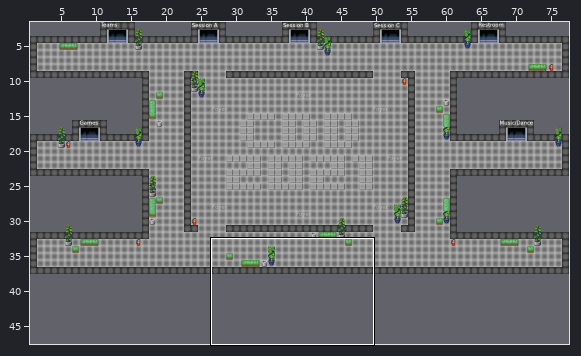
An edit to a level. Tiled map (JSON), maps/foyer.json. The picture above shows the old version from afar; the outline marks the close-up.
Close-up. First the earlier version:
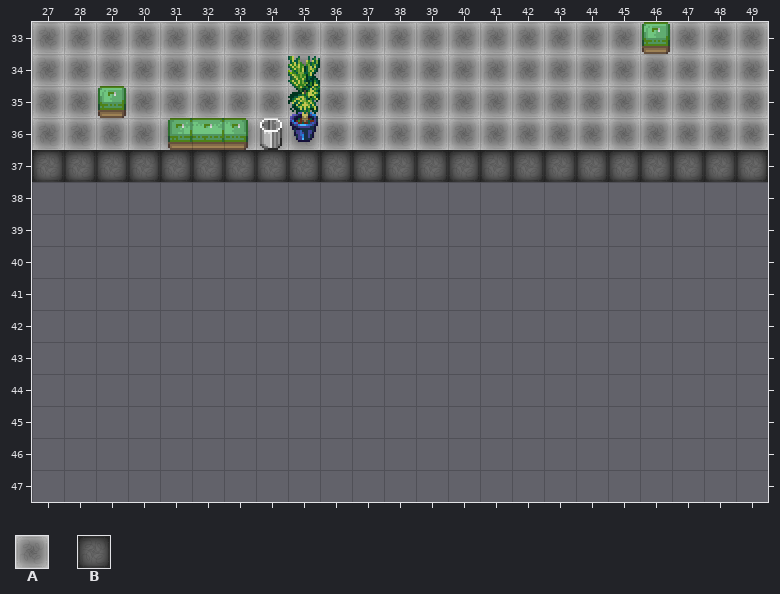
Cells are 32x32 px. Shown: x 27..49, y 33..47. The commit also changed other parts of the map, which this record leaves out.
Key: from "floortileset": A 14, B 15.
_ is an empty cell, # one hidden under a higher layer.
Layers that did not change in this view are not listed.
Layer "bottom" before, first column x 27:
33 AAAAAAAAAAAAAAAAAAAAAAA
34 AAAAAAAAAAAAAAAAAAAAAAA
35 AAAAAAAAAAAAAAAAAAAAAAA
36 AAAAA#AAAAAAAAAAAAAAAAA
37 BBBBBBBBBBBBBBBBBBBBBBB
38 _______________________
39 _______________________
40 _______________________
41 _______________________
42 _______________________
43 _______________________
44 _______________________
45 _______________________
46 _______________________
47 _______________________
New version:
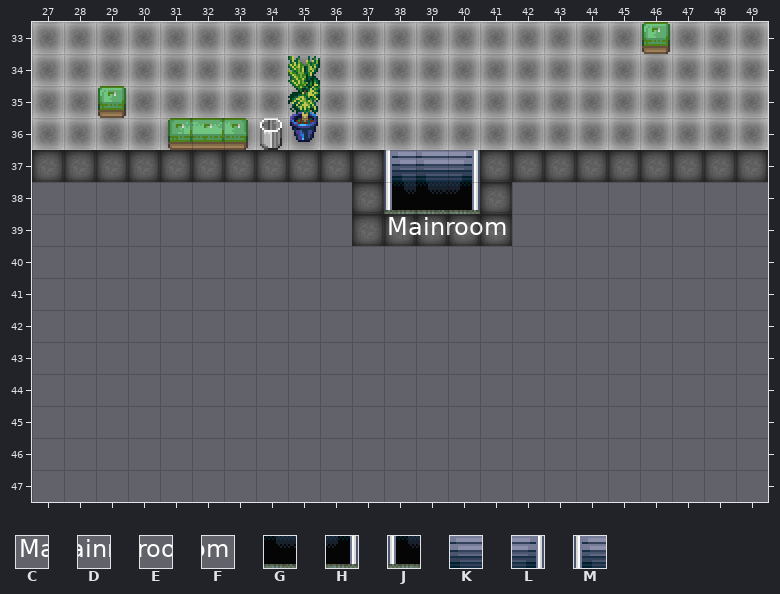
Further tiles: from "Texte": C 120, D 121, E 122, F 123; from "office_1": G 26 flipped up-down, H 27 flipped up-down, J 27 turned 180, K 42 flipped up-down, L 43 flipped up-down, M 43 turned 180.
Tiles of an added or newly shown layer are drawn over the layers below it.
The edit:
Changed rows in their new state; . is an unchanged cell.
Layer "bottom":
first column x 37:
37 .###.
38 B...B
39 BBBBB
Layer "exit_mainroom" (added):
first column x 38:
37 MKL
38 JGH
Layer "texte_rooms":
first column x 38:
39 CDEF
Boxes around the changes in both close-ups, in picture pixels (x1, y1, x2, y2):
changed: (352, 150, 512, 246)
